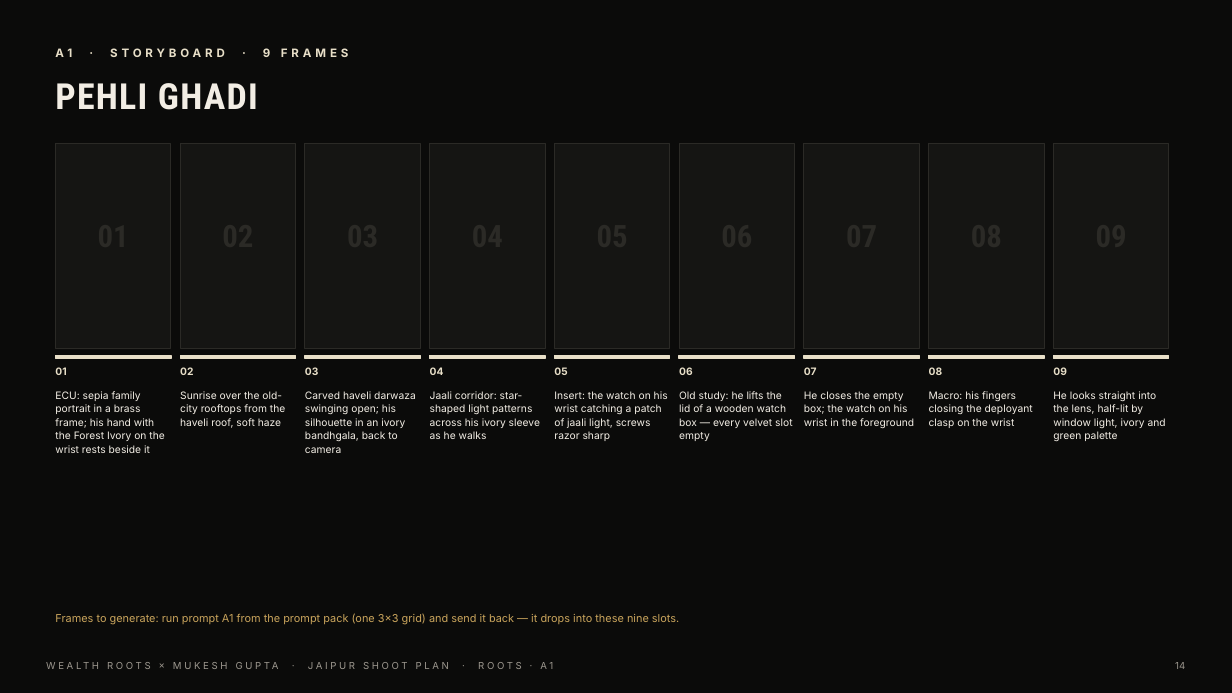
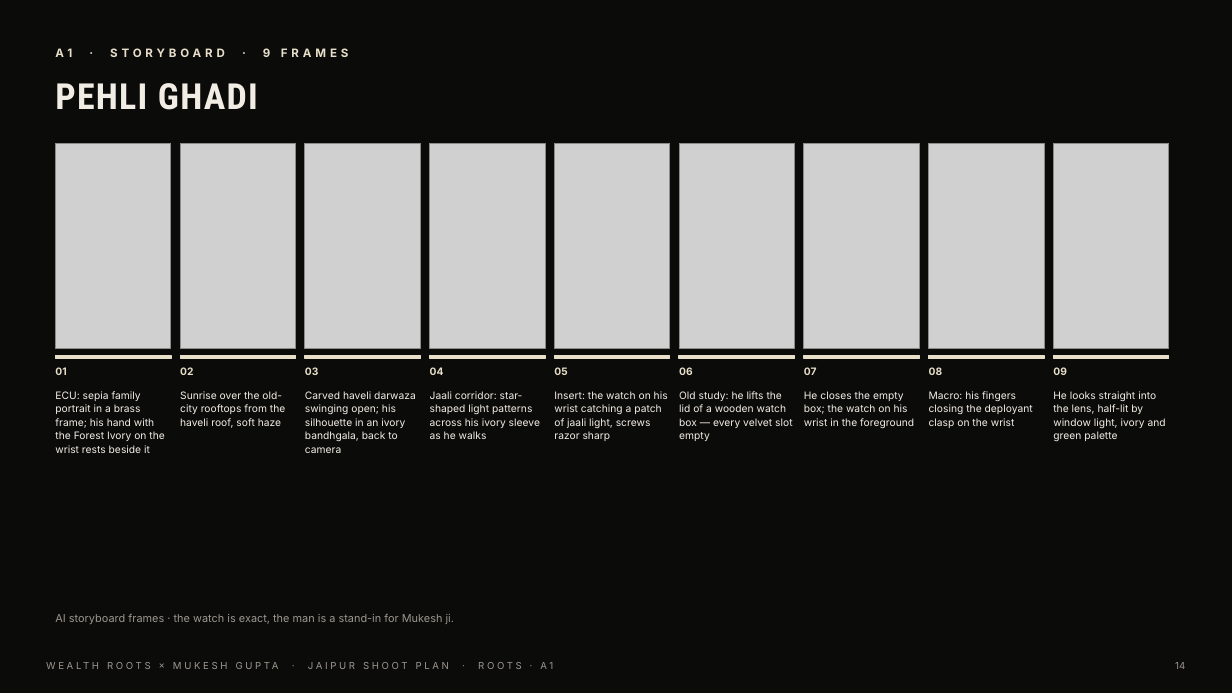
Before and after one commit to sage-media-official/pitchdeck, a slide deck: slide 14 of Wealth-Roots-Jaipur-Shoot-Plan.pptx. Drawn at 1232x693 pixels with LibreOffice and Linux fonts; fonts in the diff are those of the drawing; grey boxes stand for pictures. Boxes give left, top, right and bottom in pixels: in the first picture for what was removed or moved away, otherwise in the second. Text is boxed around its words. In the diff, an @@ line names an element or a change of style, - is before the commit and + after.

```diff
--- a/Wealth-Roots-Jaipur-Shoot-Plan.pptx
+++ b/Wealth-Roots-Jaipur-Shoot-Plan.pptx
@@ rectangle removed at (55, 143, 171, 348) @@
@@ picture added at (55, 143, 171, 348) @@
@@ rectangle removed at (180, 143, 296, 348) @@
@@ picture added at (180, 143, 296, 348) @@
@@ rectangle removed at (305, 143, 421, 348) @@
@@ picture added at (305, 143, 421, 348) @@
@@ rectangle removed at (430, 143, 545, 348) @@
@@ picture added at (430, 143, 545, 348) @@
@@ rectangle removed at (555, 143, 670, 348) @@
@@ picture added at (555, 143, 670, 348) @@
@@ rectangle removed at (679, 143, 795, 348) @@
@@ picture added at (679, 143, 795, 348) @@
@@ rectangle removed at (804, 143, 920, 348) @@
@@ picture added at (804, 143, 920, 348) @@
@@ rectangle removed at (929, 143, 1044, 348) @@
@@ picture added at (929, 143, 1044, 348) @@
@@ rectangle removed at (1054, 143, 1169, 348) @@
@@ picture added at (1054, 143, 1169, 348) @@
@@ text at (55, 614, 454, 624): text changed; text colour #C9A45C to #9C978E @@
-Frames to generate: run prompt A1 from the prompt pack (one 3×3 grid) and send it back — it drops into these nine slots.
+AI storyboard frames · the watch is exact, the man is a stand-in for Mukesh ji.
```
Also in this commit, not shown: 5 other slides changed.
